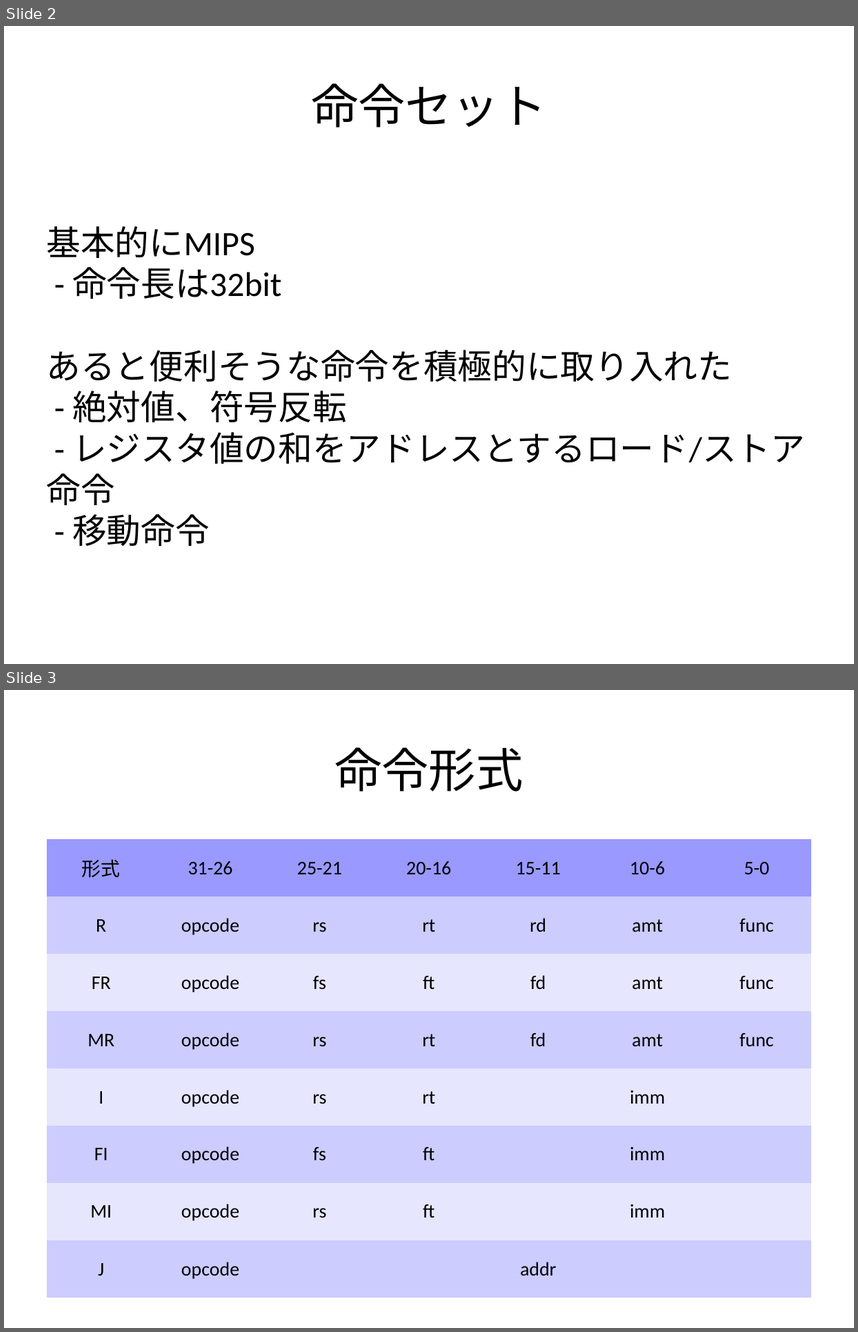
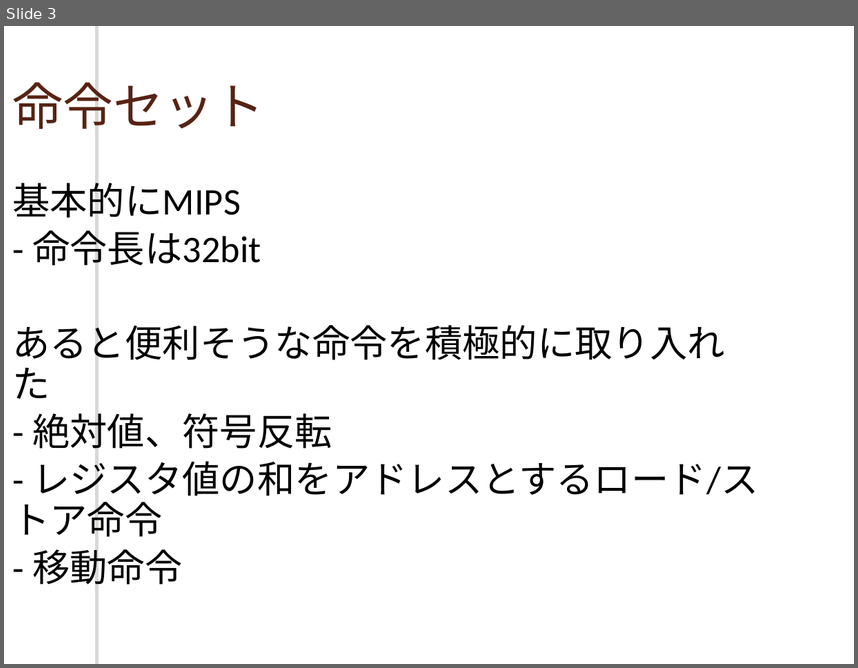
Before and after one commit to cpumul4/cpuex, a slide deck: 10_09.odp. Shown one above the other, each under a label of ours: slides 2 and 3 before the commit, slide 3 after it. The pictures are 858x1332 and 858x668 pixels, drawn with LibreOffice and Linux fonts; fonts in the diff are those of the drawing; background and template pictures are left out. Boxes give left, top, right and bottom in pixels: in the first picture for what was removed or moved away, otherwise in the second. Text is boxed around its words. In the diff, an @@ line names an element or a change of style, - is before the commit and + after.

```diff
--- a/10_09.odp
+++ b/10_09.odp
@@ slide 3 removed at (4, 690, 854, 1328), background #FFFFFF @@
@@ title removed at (335, 747, 523, 791) @@
-命令形式
@@ table removed at (46, 839, 813, 1297), 8 rows, 7 columns @@
-形式 | 31-26 | 25-21 | 20-16 | 15-11 | 10-6 | 5-0
-R | opcode | rs | rt | rd | amt | func
-FR | opcode | fs | ft | fd | amt | func
-MR | opcode | rs | rt | fd | amt | func
-I | opcode | rs | rt | imm |  | 
-FI | opcode | fs | ft | imm |  | 
-MI | opcode | rs | ft | imm |  | 
-J | opcode | addr |  |  |  | 
@@ what was slide 2 is now slide 3 @@
@@ slide 3 changed as well @@
@@ freeform shape added at (98, 26, 105, 664), fill #FFFFFF @@
@@ title "命令セット": place and size @@
-title "命令セット" at (311, 83, 546, 127)
+title "命令セット" at (12, 74, 264, 138)
@@ title "命令セット" at (12, 74, 264, 138): size 44 to 47 pt, text colour #000000 to #572314; alignment centre to left @@
@@ subtitle "基本的にMIPS": place and size @@
-subtitle "基本的にMIPS" at (47, 226, 805, 546)
+subtitle "基本的にMIPS" at (12, 176, 759, 590)
@@ subtitle "基本的にMIPS" at (12, 176, 759, 590): size 32 to 35 pt; line spacing 1 to 0.9; more space between paragraphs @@
```
Also in this commit, not shown: 6 other slides changed, 8 slides added, 1 other slide removed.
